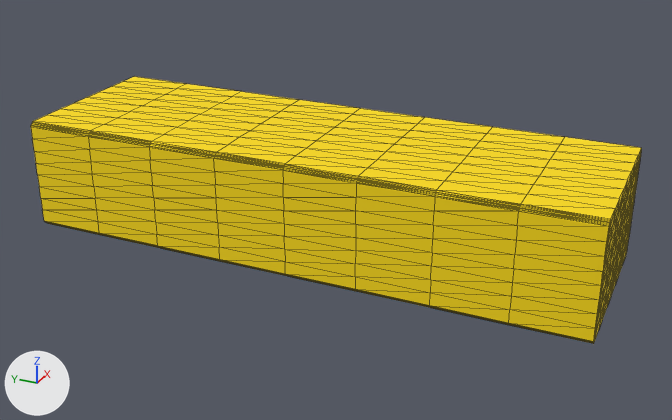
Before and after pictures for a commit that changed the OBJ model assets/factory/mesh/factory_insertion/factory_rectangular_peg_16mm_tight_subdiv_3x.obj.
The view is the same before and after, from a 50 mm lens placed at (-0.0681, -0.0566, 0.0321), pointed at (-0.0004, -0.0261, -0.0018). The axes (+X, +Y, +Z) are drawn at lower left. The lights are the same throughout. Mesh edges are drawn as thin lines. Where no turn or scale is listed for an object, it has been applied to the vertices.
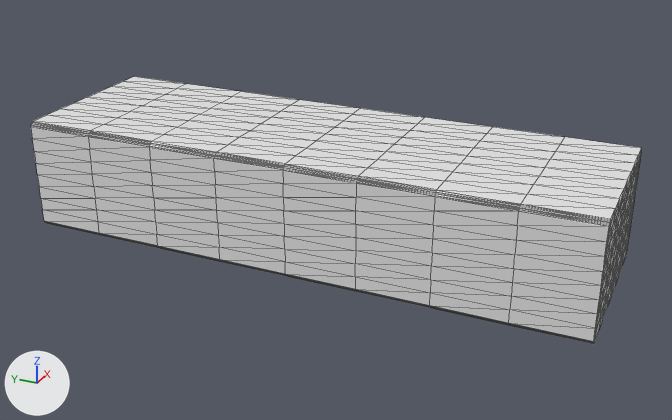
What differs and where, as boxes (x1, y1, x2, y2) in the pictures (672 x 420 px):
'mesh4', recoloured (yellow to grey)
    both: (31, 127, 609, 342)
'mesh2', recoloured (yellow to white)
    both: (34, 76, 641, 219)
'mesh3', recoloured (yellow to grey)
    both: (31, 121, 611, 227)
'mesh5', recoloured
    both: (594, 150, 641, 342)

What the commit changed:
me_mesh2 has 81 vertices, 128 faces and spans x -0.0076..0.0076, y -0.05..0.0, z 0.005.
me_mesh2 no longer uses material mat_0_980392_0_713725_0_003922_0_000000_0_000000 (yellow #fddc0d).
me_mesh3 has 81 vertices, 128 faces and spans x -0.008..-0.0076, y -0.05..0.0, z 0.0046..0.005.
me_mesh3 no longer uses material mat_0_980392_0_713725_0_003922_0_000000_0_000000 (yellow #fddc0d).
me_mesh4 has 81 vertices, 128 faces and spans x -0.008, y -0.05..0.0, z -0.0046..0.0046.
me_mesh4 no longer uses material mat_0_980392_0_713725_0_003922_0_000000_0_000000 (yellow #fddc0d).
me_mesh5 has 225 vertices, 384 faces and spans x -0.008..0.008, y -0.05, z -0.005..0.005.
me_mesh5 no longer uses material mat_0_980392_0_713725_0_003922_0_000000_0_000000 (yellow #fddc0d).
